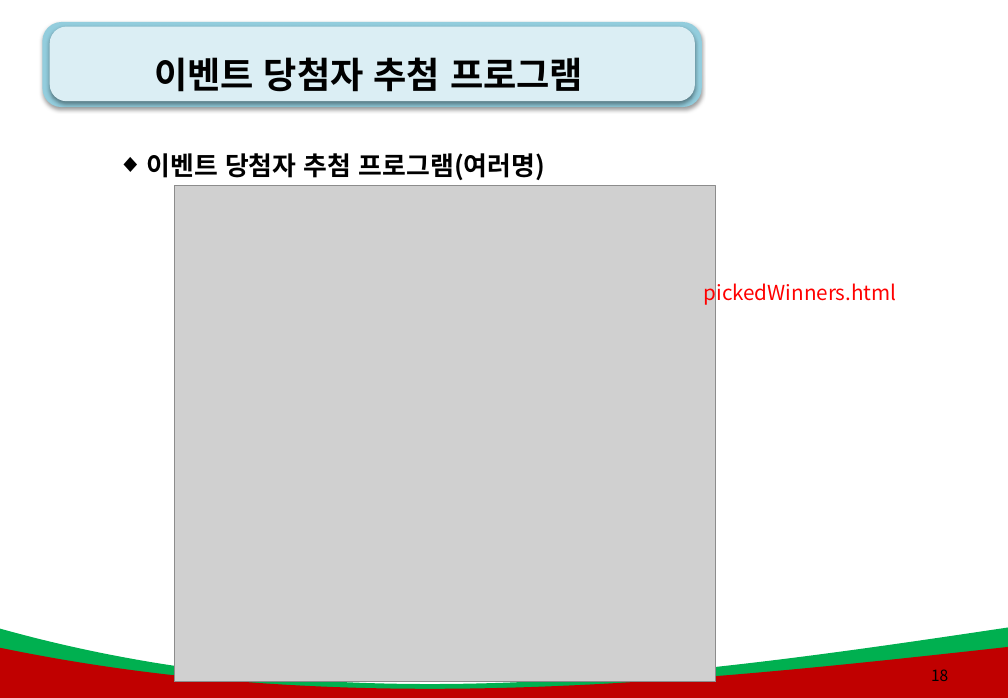
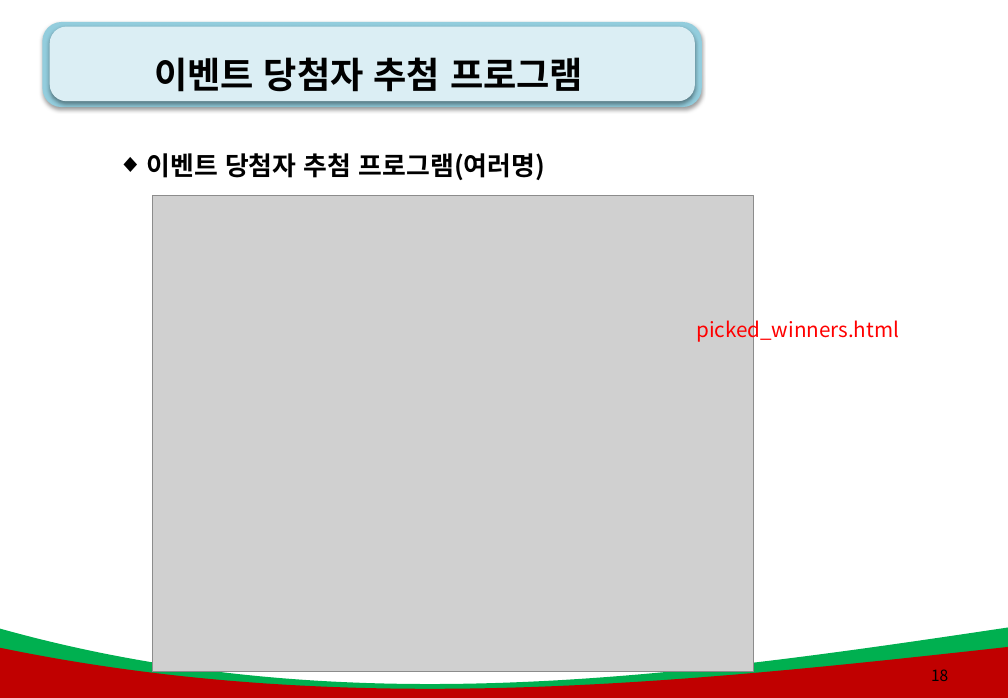
Before and after one commit to AhNyx/js_works, a slide deck: slide 18 of green_project_web/js_ppt/6강. js_객체(오브젝트).pptx. Drawn at 1008x698 pixels with LibreOffice and Linux fonts; fonts in the diff are those of the drawing; grey boxes stand for pictures; background and template pictures are left out. Boxes give left, top, right and bottom in pixels: in the first picture for what was removed or moved away, otherwise in the second. Text is boxed around its words. In the diff, an @@ line names an element or a change of style, - is before the commit and + after.

```diff
--- a/green_project_web/js_ppt/6강. js_객체(오브젝트).pptx
+++ b/green_project_web/js_ppt/6강. js_객체(오브젝트).pptx
@@ picture: place and size @@
-picture at box(174, 185, 716, 681)
+picture at box(153, 195, 754, 672)
@@ text at box(696, 317, 899, 343): text changed @@
-pickedWinners.html
+picked_winners.html
```
Also in this commit, not shown: 10 other slides changed, 2 slides added, 21 other files.
